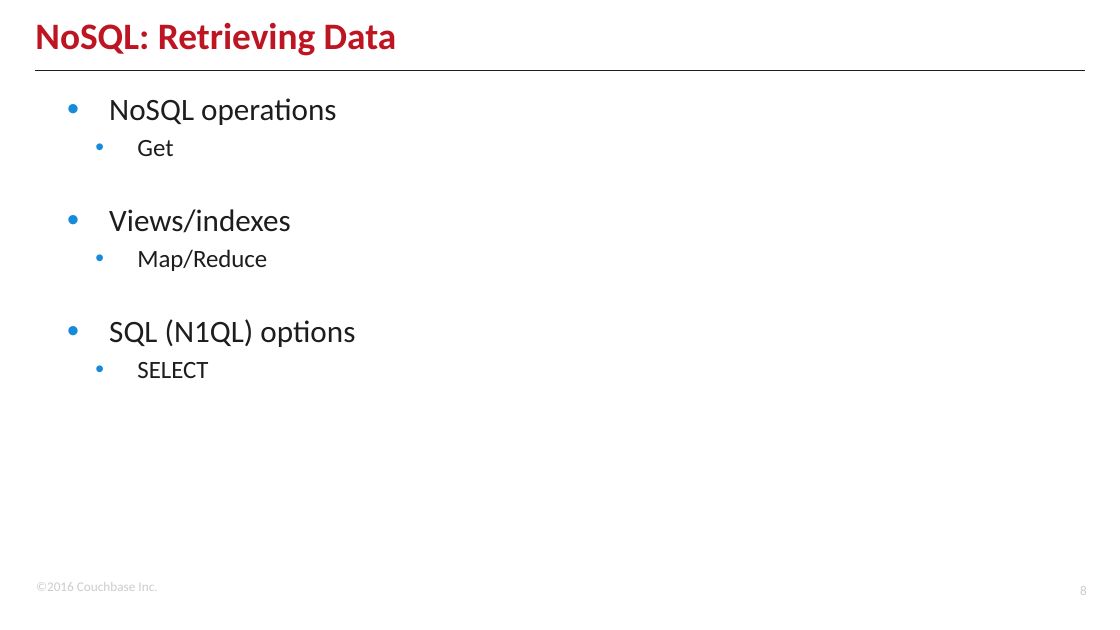
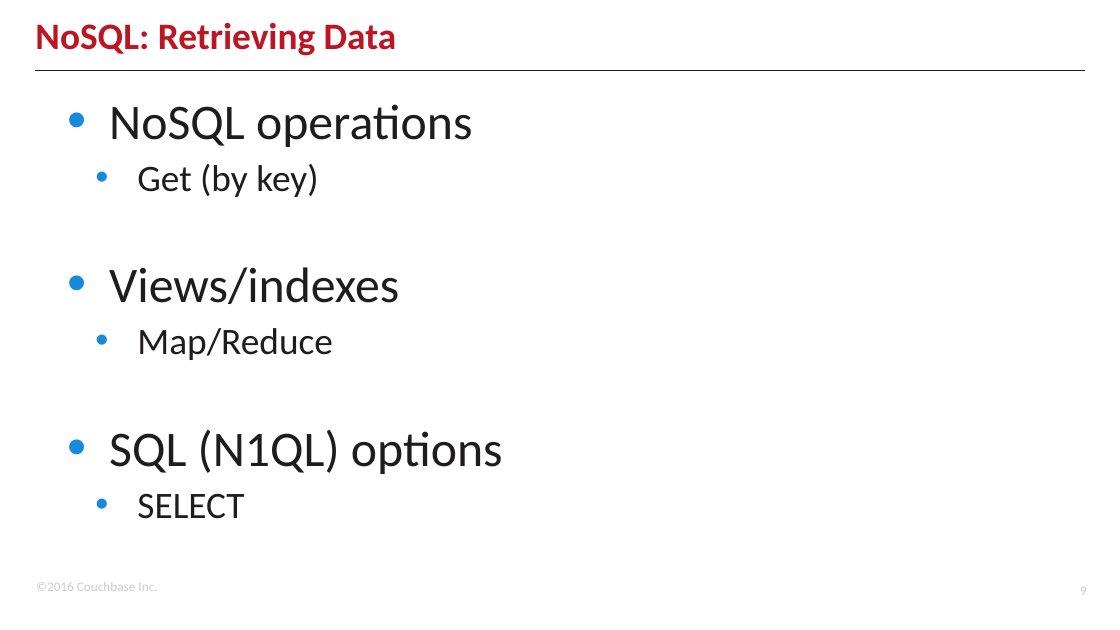
Before and after one commit to couchbaselabs/aspnet-nosql-workshop, a slide deck: slide 9 of 02/02.pptx (slide 8 before the commit). Drawn at 1120x630 pixels with LibreOffice and Linux fonts; fonts in the diff are those of the drawing; background and template pictures are left out. Boxes give left, top, right and bottom in pixels: in the first picture for what was removed or moved away, otherwise in the second. Text is boxed around its words. In the diff, an @@ line names an element or a change of style, - is before the commit and + after.

```diff
--- a/02/02.pptx
+++ b/02/02.pptx
@@ text at (x1=109, y1=104, x2=503, y2=519): size 20 to 32 pt in "NoSQL operations", "Views/indexes", "SQL (N1QL) options"; size 16 to 24 pt in "Map/Reduce", "SELECT" @@
@@ text at (x1=137, y1=164, x2=318, y2=197): text changed; size 16 to 24 pt @@
-  • Get
+  • Get (by key)
```
Also in this commit, not shown: 5 other slides changed, 3 slides added, 1 other file.
